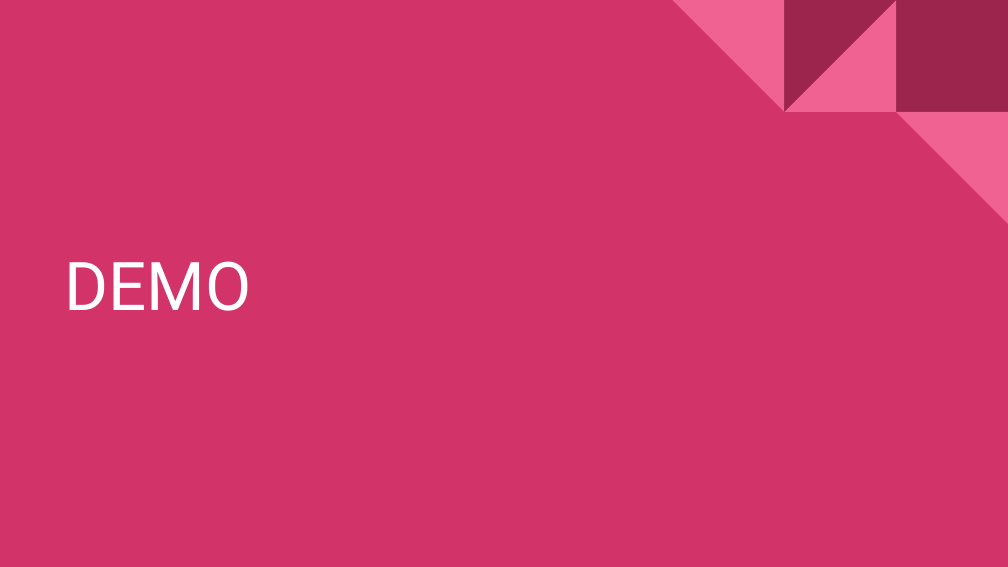
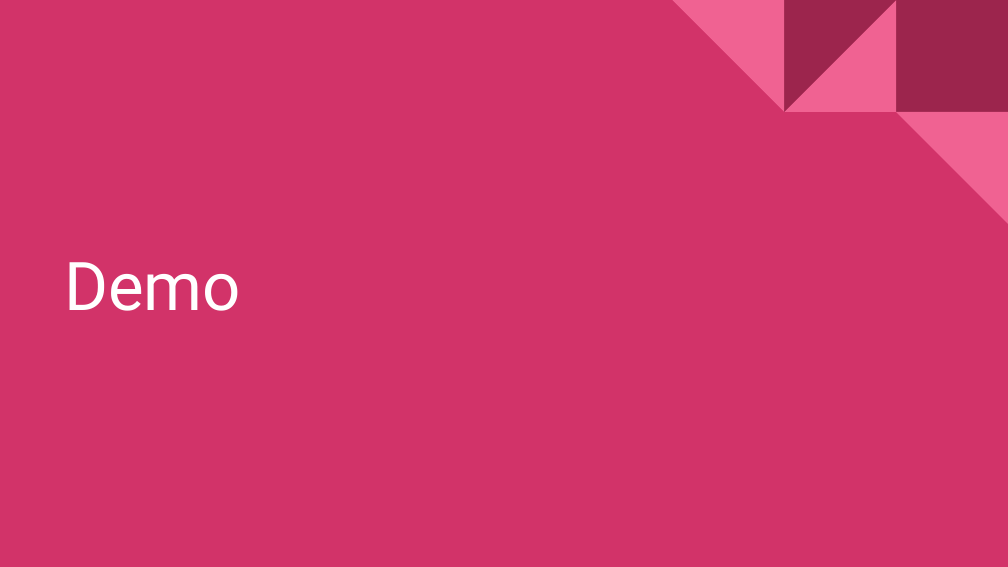
Before and after one commit to 2015au-1730/RoshamboProject06, a slide deck: slide 12 of Presentation.pptx (slide 10 before the commit). Drawn at 1008x567 pixels with LibreOffice and Linux fonts; fonts in the diff are those of the drawing. Boxes give left, top, right and bottom in pixels: in the first picture for what was removed or moved away, otherwise in the second. Text is boxed around its words. In the diff, an @@ line names an element or a change of style, - is before the commit and + after.

```diff
--- a/Presentation.pptx
+++ b/Presentation.pptx
@@ title at [64, 262, 241, 311]: text changed @@
-DEMO
+Demo
```
Also in this commit, not shown: 1 other slide changed, 9 slides added, 4 slides removed.
